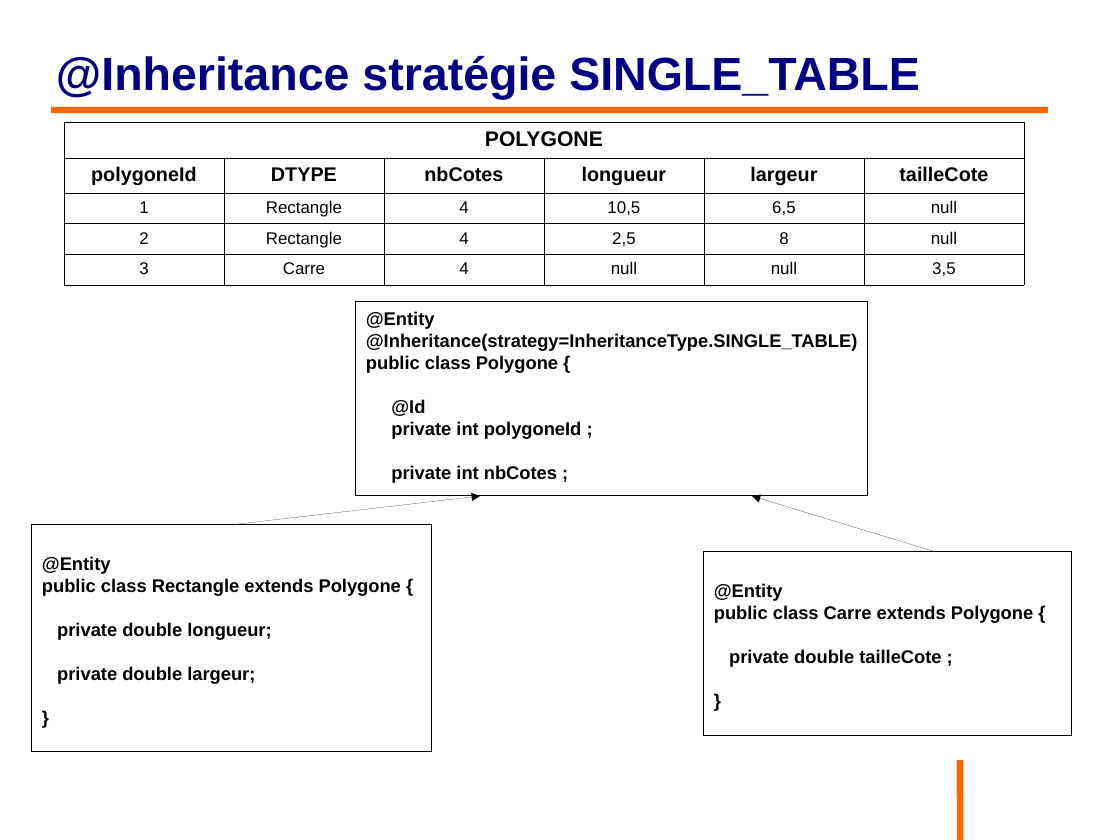
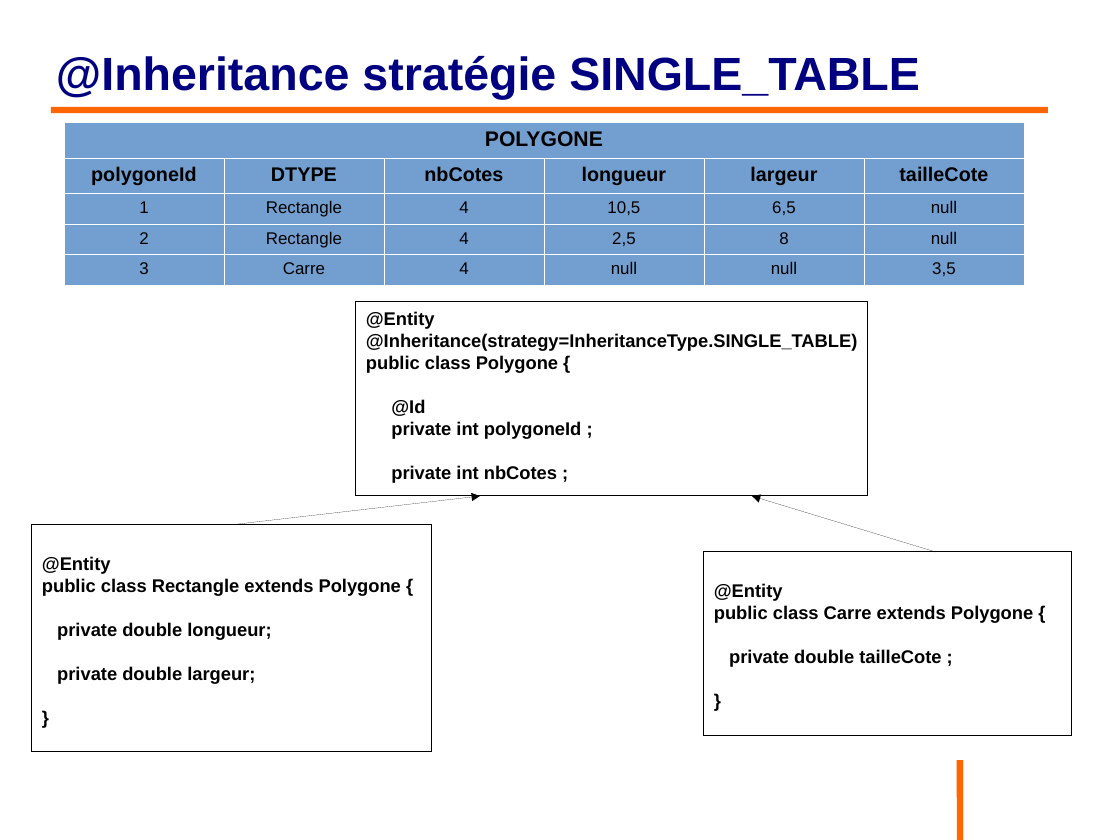
Before and after one commit to philphils/formation-hibernate-basique, a slide deck: slide 63 of Documentation/diapo_formation_hibernate.odp. Drawn at 1120x840 pixels with LibreOffice and Linux fonts; fonts in the diff are those of the drawing; background and template pictures are left out. Boxes give left, top, right and bottom in pixels: in the first picture for what was removed or moved away, otherwise in the second. Text is boxed around its words. In the diff, an @@ line names an element or a change of style, - is before the commit and + after.

```diff
--- a/Documentation/diapo_formation_hibernate.odp
+++ b/Documentation/diapo_formation_hibernate.odp
@@ table at (64, 122, 1022, 280) @@
@@ fill none to #729FCF in 25 cells @@
@@ borders changed @@
```
Also in this commit, not shown: 22 other slides changed.
